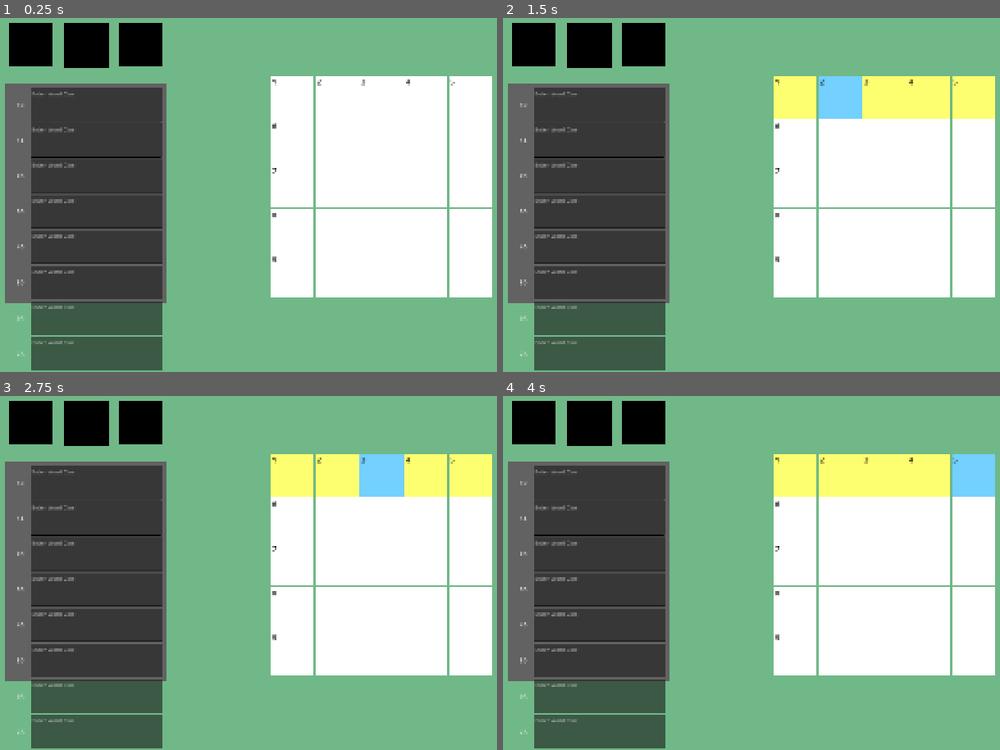
Above: before the commit, frames 1-4 (two rows, left to right).
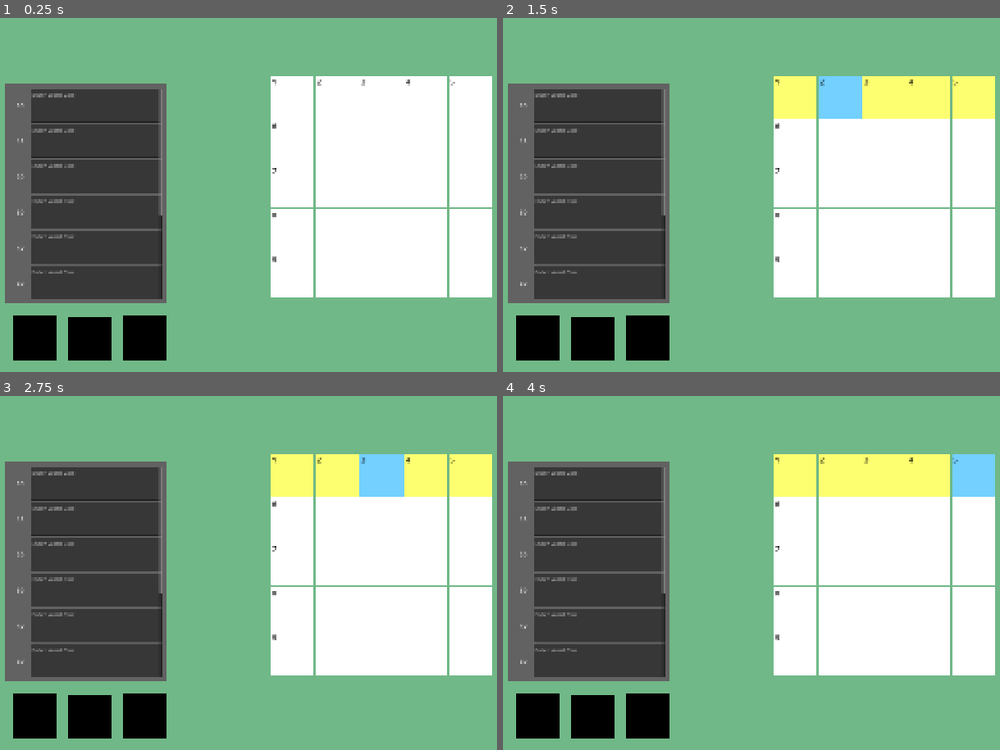
Above: after the commit, the same moments.

Repository: tagetjerngren/WordCrossing
Game: Godot game, scene res://Scenes/level.tscn
Two runs of this game, one before a commit and one after it. Both use one fixed random seed, a clock stepped at 60 frames per second and the inputs below.
Inputs (mouse positions are in pixels of both pictures, inside the frame that each line leads up to):
- Up to frame 1 (0.25 s): no input
- Up to frame 2 (1.5 s): tap Enter at 0.5 s; move the mouse to (796, 95) at 0.52 s; click (796, 95) at 0.67 s; tap Space at 1.25 s; move the mouse to (840, 95) at 1.27 s; click (840, 95) at 1.42 s
- Up to frame 3 (2.75 s): tap Enter at 2 s; move the mouse to (382, 473) at 2.02 s; click (382, 473) at 2.17 s
- Up to frame 4 (4 s): tap Space at 2.75 s; move the mouse to (930, 473) at 2.77 s; click (930, 473) at 2.92 s; tap Enter at 3.5 s; move the mouse to (975, 473) at 3.52 s; click (975, 473) at 3.67 s

The runs differ from the first frame. In frame 1, 10% of the frame differs, in the area x 1-34%, y 1-100%; in frame 2, 10%; in frame 3, 10%; in frame 4, 10%.

Commit message:
Fix: Add scrollbar

Diff:
--- a/Scenes/hint.gd
+++ b/Scenes/hint.gd
@@ -12,7 +12,8 @@
 
 	for i in strings:
 		var Entry = HINT_ENTRY.instantiate()
-		$ColorRect/VBoxContainer.add_child(Entry)
+		#$ColorRect/VBoxContainer.add_child(Entry)
+		$ColorRect/ScrollContainer/VBoxContainer.add_child(Entry)
 		#$ColorRect/GridContainer.add_child(Entry)
 		Entry.SetTitle(i)
 		Entries.append(Entry)
--- a/Scenes/hint.tscn
+++ b/Scenes/hint.tscn
@@ -25,9 +25,12 @@
 mouse_filter = 2
 color = Color(0.3854925, 0.3854925, 0.38549235, 1)
 
-[node name="VBoxContainer" type="VBoxContainer" parent="ColorRect" unique_id=931305634]
+[node name="ScrollContainer" type="ScrollContainer" parent="ColorRect" unique_id=761245931]
 layout_mode = 0
 offset_left = 17.0
-offset_top = 14.0
-offset_right = 452.0
-offset_bottom = 640.0
+offset_top = 16.0
+offset_right = 457.0
+offset_bottom = 633.0
+
+[node name="VBoxContainer" type="VBoxContainer" parent="ColorRect/ScrollContainer" unique_id=23219955]
+layout_mode = 2
--- a/Scenes/level.tscn
+++ b/Scenes/level.tscn
@@ -18,10 +18,10 @@
 [node name="Hint" parent="." unique_id=221862569 instance=ExtResource("2_6phgx")]
 
 [node name="BlockTile" parent="." unique_id=874212332 instance=ExtResource("3_6phgx")]
-position = Vector2(273, 124)
+position = Vector2(283, 983)
 
 [node name="BlockTile2" parent="." unique_id=233604654 instance=ExtResource("3_6phgx")]
-position = Vector2(109, 121)
+position = Vector2(119, 980)
 
 [node name="BlockTile3" parent="." unique_id=706124688 instance=ExtResource("3_6phgx")]
-position = Vector2(432, 121)
+position = Vector2(442, 980)
